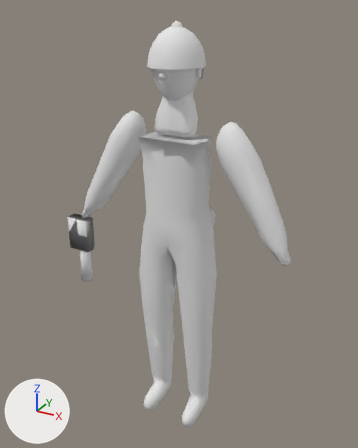
The glTF model assets/actors/crowd/fan09.glb, before and after one commit.
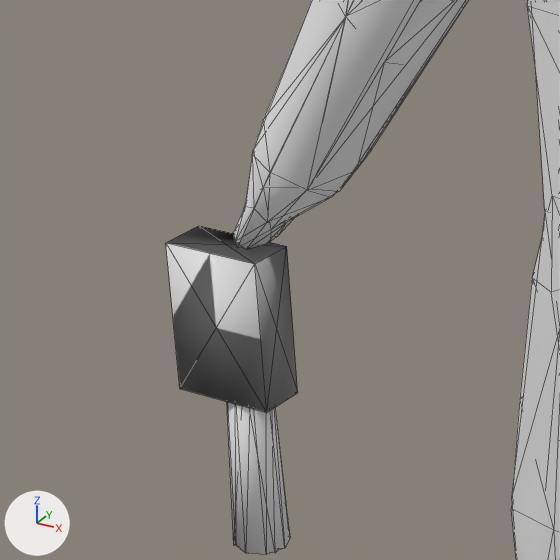
Each version appears first whole from a 50 mm camera at (0.957, -1.732, 1.865) aimed at (-0.021, 0.047, 0.975), and next in a close-up on the part from 9% to 42% of the width and 37% to 63% of the height. The axes (+X, +Y, +Z) are drawn at lower left. The lights are the same throughout. The older version's two pictures come first. The close-ups show mesh edges as thin lines. Vertices at exactly the same position are counted once.

Names of what the first close-up shows: 'fan09', 'fan09_lod1'.
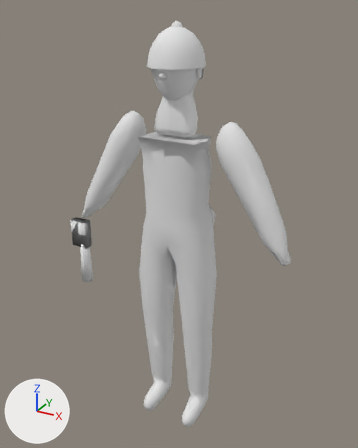
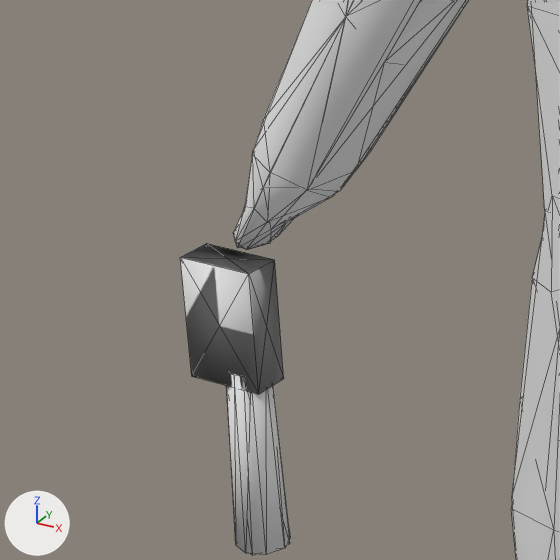
The change, as a list of edits to the scene's bpy script:
```text
Change me_fan09:
    used by ob_fan09; location = (0.0, 0.0, 0.0)
    remove me_fan09.from_pydata(...)  # 798 vertices, 1500 faces; spans x -0.58..0.51, y -0.14..0.14, z -0.02..1.81
    add me_fan09.from_pydata(...)  # 798 vertices, 1500 faces; spans x -0.57..0.51, y -0.14..0.14, z -0.02..1.81
    me_fan09 part 1: the loose piece of 8 vertices spanning x -0.58..-0.47, y -0.06..-0.01, z 0.77..0.93 is scaled about its middle by (0.773, 0.8, 0.812)
Change me_fan09_lod1:
    used by ob_fan09_lod1; location = (0.0, 0.0, 0.0)
    remove me_fan09_lod1.from_pydata(...)  # 369 vertices, 649 faces; spans x -0.58..0.51, y -0.14..0.14, z -0.02..1.82
    add me_fan09_lod1.from_pydata(...)  # 369 vertices, 649 faces; spans x -0.57..0.51, y -0.14..0.14, z -0.02..1.82
    me_fan09_lod1 part 2
    4 vertices are removed from x -0.53..-0.48, y -0.05..0.0, z 0.6
    10 faces are deleted
    4 vertices are added at (-0.48, -0.02, 0.6), (-0.5, -0.06, 0.6), (-0.53, -0.04, 0.6), (-0.52, 0.0, 0.6)
    10 new faces join them
    other edits to the shape of me_fan09_lod1 do not show in these pictures
```

Pixel boxes (x1, y1, x2, y2) of what changed, in the close-ups (560 x 560 px; the box of a moved part takes in the faces that stretch with it):
'fan09', reshaped: before (166, 0, 560, 560); after (180, 0, 560, 560)
'fan09_lod1', reshaped: before (227, 0, 560, 553); after (227, 0, 560, 555)
part 1 of me_fan09, moved or reshaped: before (166, 226, 298, 412); after (180, 243, 284, 394)
part 2 of me_fan09_lod1, moved or reshaped: before (227, 402, 279, 553); after (227, 377, 290, 555)
